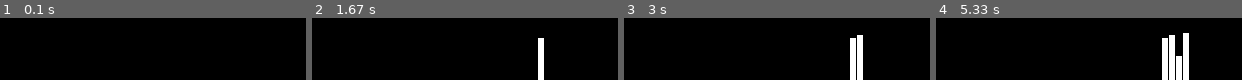
Above: before the commit, frames 1-4 (left to right).
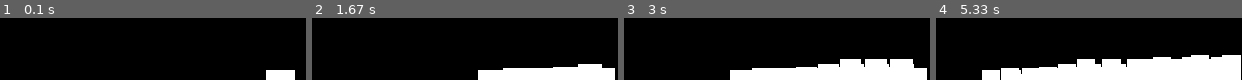
Above: after the commit, the same moments.

Repository: brainyandnerdy/TheNatureOfCode
Game: pygame game, started from 00.Introduction/I.2.RandomNumberDistribution.py
Same seed, same stepped clock (60 frames per second), same inputs: the game is played once before the commit and once after it.
Inputs:
- Up to frame 1 (0.1 s): no input
- Up to frame 2 (1.67 s): no input
- Up to frame 3 (3 s): no input
- Up to frame 4 (5.33 s): no input

The runs differ from the first frame. In frame 1, 1.5% of the frame differs, in the area x 86-97%, y 83-100%; in frame 2, 9.6%; in frame 3, 16%; in frame 4, 25%, in the area x 15-100%, y 24-100%.

Commit message:
Added I.5

Diff:
--- /dev/null
+++ b/00.Introduction/AcceptReject.py
@@ -0,0 +1,64 @@
+# The Nature of Code
+# Daniel Shiffman
+# http://natureofcode.com
+
+import pygame
+import random as rnd
+
+width = 800
+height = 200
+t = pygame.display.set_mode((width,height))
+
+#An array to keep track of how often random numbers are picked
+randomCounts = []
+
+def setup():
+    global width
+    global height
+    global randomCounts
+    global t
+
+    for i in range(0,20):
+        randomCounts.append(0.0)
+
+def accept_reject():
+    """
+    An algorithm for picking a random number based on monte carlo method
+    Here probability is determined by formula y = x
+    """
+    # Have we found one yet
+    foundone = False
+    hack = 0        # let's count just so we don't get stuck in an infinite loop by accident
+    while (not foundone and hack < 10000):
+        # Pick two random numbers
+        r1 = rnd.random()
+        r2 = rnd.random()
+        y = r1*r1   # y = x*x (change for different results)
+        # If r2 is valid, we'll use this one
+        if (r2 < y):
+            foundone = True
+            return r1
+        hack += 1
+
+    # Hack in case we run into a problem (need to improve this)
+    return 0
+
+def draw():
+    global width
+    global height
+    global t
+
+    # Pick a random number and increase the count
+    index = int(accept_reject() * len(randomCounts))
+    randomCounts.append(index)
+
+    # Draw a rectangle to graph results
+    w = width / len(randomCounts)
+
+    for x in range(0,len(randomCounts)):
+        pygame.draw.rect(t,pygame.Color('white'), pygame.Rect(x*w,height-randomCounts[x],w-1,randomCounts[x]))
+        pygame.display.update()
+
+setup()
+while(True):
+  draw()
--- a/00.Introduction/I.2.RandomNumberDistribution.py
+++ b/00.Introduction/I.2.RandomNumberDistribution.py
@@ -18,7 +18,7 @@
     global randomCounts
     global t
 
-    for i in range(0,80):
+    for i in range(0,20):
         randomCounts.append(0)
 
 def draw():
--- /dev/null
+++ b/00.Introduction/I.5.PerlinNoiseWalker.py
@@ -0,0 +1,127 @@
+# The Nature of Code
+# Daniel Shiffman
+# http://natureofcode.com
+
+import pygame
+import random as rnd
+
+width = 800
+height = 200
+window = pygame.display.set_mode((width,height))
+
+# Values taken from https://github.com/sol-prog/Perlin_Noise/blob/master/PerlinNoise.cpp
+Gradient = [151,160,137,91,90,15,131,13,201,95,96,53,194,233,7,225,140,36,103,30,69,142,
+            8,99,37,240,21,10,23,190, 6,148,247,120,234,75,0,26,197,62,94,252,219,203,117,
+            35,11,32,57,177,33,88,237,149,56,87,174,20,125,136,171,168, 68,175,74,165,71,
+            134,139,48,27,166,77,146,158,231,83,111,229,122,60,211,133,230,220,105,92,41,
+            55,46,245,40,244,102,143,54, 65,25,63,161,1,216,80,73,209,76,132,187,208, 89,
+            18,169,200,196,135,130,116,188,159,86,164,100,109,198,173,186, 3,64,52,217,226,
+            250,124,123,5,202,38,147,118,126,255,82,85,212,207,206,59,227,47,16,58,17,182,
+            189,28,42,223,183,170,213,119,248,152, 2,44,154,163, 70,221,153,101,155,167,
+            43,172,9,129,22,39,253, 19,98,108,110,79,113,224,232,178,185, 112,104,218,246,
+            97,228,251,34,242,193,238,210,144,12,191,179,162,241, 81,51,145,235,249,14,239,
+            107,49,192,214, 31,181,199,106,157,184, 84,204,176,115,121,50,45,127, 4,150,254,
+            138,236,205,93,222,114,67,29,24,72,243,141,128,195,78,66,215,61,156,180]
+
+class PVector:
+    def __init__(self, x, y):
+        self.x = x
+        self.y = y
+
+# A random walker object!
+class Walker:
+
+    def __init__(self, position, noff):
+        self.position = position
+        self.noff = noff
+
+    def render(self):
+        global window
+
+        pygame.draw.ellipse(window, pygame.Color('white'), (self.position.x, self.position.y, 48, 48))
+        pygame.display.update()
+
+    # Randomly move up, down, left, right, or stay in one place
+    def step(self):
+        global width
+        global height
+
+        # map(float value, float istart, float istop, float ostart, float ostop) {
+        #        return ostart + (ostop - ostart) * ((value - istart) / (istop - istart))
+        #    }
+        # So the line:
+        # self.position.x = map(perlin_noise(self.noff.x, 0), 0, 1, 0, width)
+        # will become:
+        # self.position.x = 0 + (width - 0) * ((perlin_noise(self.noff.x, 0) - 0) / (1 - 0))
+        self.position.x = width * perlin_noise(self.noff.x, 0)
+        self.position.y = height * perlin_noise(self.noff.y, 0)
+        self.noff.x += 0.01
+        self.noff.y += 0.01
+
+
+# The Perlin noise implementation follows the C example from Wikipedia:
+# https://en.wikipedia.org/wiki/Perlin_noise
+def lerp(a0, a1, w):
+    """
+    * Function to linearly interpolate between a0 and a1
+    * Weight w should be in the range [0.0, 1.0]
+    *
+    * as an alternative, this equivalent function (macro) can be used:
+    * #define lerp(a0, a1, w) ((a0) + (w)*((a1) - (a0)))
+    """
+    return (1.0 - w)*a0 + w*a1
+
+
+def dotGridGradient(ix, iy, x, y):
+    """
+    Computes the dot product of the distance and gradient vectors.
+    """
+    # Precomputed (or otherwise) gradient vectors at each grid node
+    global Gradient
+
+    # Compute the distance vector
+    dx = x - ix
+    dy = y - iy
+
+    # Compute the dot-product
+    return (dx*Gradient[(iy + ix) % len(Gradient)] + dy*Gradient[(iy + ix) % len(Gradient)])
+
+
+def perlin_noise(x, y):
+    """
+    Compute Perlin noise at coordinates x, y
+    """
+    # Determine grid cell coordinates
+    x0 = int(x)
+    x1 = x0 + 1
+    y0 = int(y)
+    y1 = y0 + 1
+
+    # Determine interpolation weights
+    # Could also use higher order polynomial/s-curve here
+    sx = x - float(x0)
+    sy = y - float(y0)
+
+    # Interpolate between grid point gradients
+    n0 = dotGridGradient(x0, y0, x, y)
+    n1 = dotGridGradient(x1, y0, x, y)
+    ix0 = lerp(n0, n1, sx)
+
+    n0 = dotGridGradient(x0, y1, x, y)
+    n1 = dotGridGradient(x1, y1, x, y)
+    ix1 = lerp(n0, n1, sx)
+
+    value = lerp(ix0, ix1, sy)
+    return value
+
+
+w = Walker(PVector(width/2, height/2), PVector(rnd.randint(0,1000), rnd.randint(0,1000)))
+
+def draw():
+    global w
+
+    w.step()
+    w.render()
+
+while(True):
+  draw()
